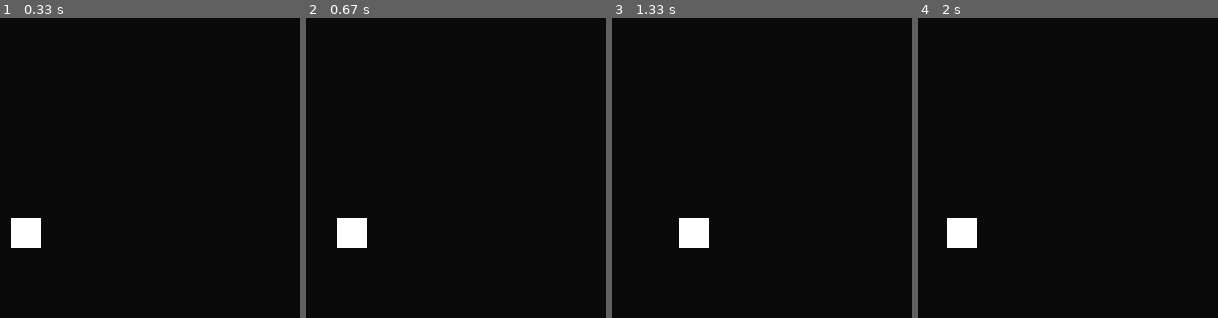
Above: before the commit, frames 1-4 (left to right).
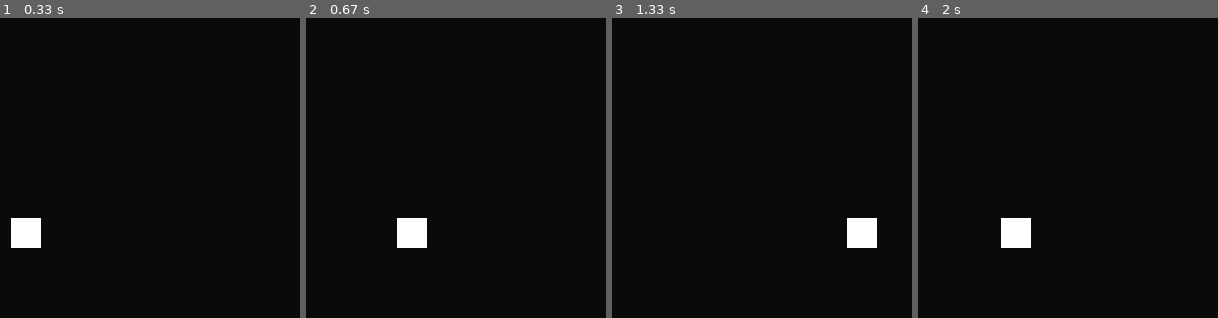
Above: after the commit, the same moments.

Repository: nd-dew/BigFish
Game: pygame game, started from main.py
The game is run twice, just before and just after one commit, with the same random seed, the same clock (stepped at 60 frames per second) and the same inputs.
Inputs:
- Up to frame 1 (0.33 s): no input
- Up to frame 2 (0.67 s): hold Right from 0.33 s (still down)
- Up to frame 3 (1.33 s): release Right at 0.8 s; hold Right 0.83-1.3 s
- Up to frame 4 (2 s): hold Left 1.33-1.87 s; hold Left from 1.9 s (still down)
The pictures show only the part of the screen within x 48-98%, y 50-100%; the shares and areas given below are measured in that part.

Frame 1 is identical in both runs. In frame 2, 2.0% of the frame differs, in the area x 10-41%, y 66-77%; in frame 3, 2.0%; in frame 4, 2.0%.

Commit message:
Limited game speed

Diff:
--- a/src/biggerFish.py
+++ b/src/biggerFish.py
@@ -14,6 +14,8 @@
 
         self.screen = pygame.display.set_mode(self.settings.screen_size)
         self.running= True
+
+        self.clock = pygame.time.Clock()
 
     def handle_key_event(self, event_key):
         if event_key == pygame.K_ESCAPE:
@@ -42,3 +44,4 @@
                     self.handle_key_event(event.key)
 
             pygame.display.update()
+            self.clock.tick(120)
--- a/src/player.py
+++ b/src/player.py
@@ -17,8 +17,8 @@
     def check_keys_and_move(self):
         keys = pygame.key.get_pressed()  # checking pressed key
         if keys[pygame.K_LEFT]:
-            x_transition = -1
+            x_transition = -2
             self.move_player([x_transition, 0])
         elif keys[pygame.K_RIGHT]:
-            x_transition =  1
+            x_transition =  2
             self.move_player([x_transition, 0])
